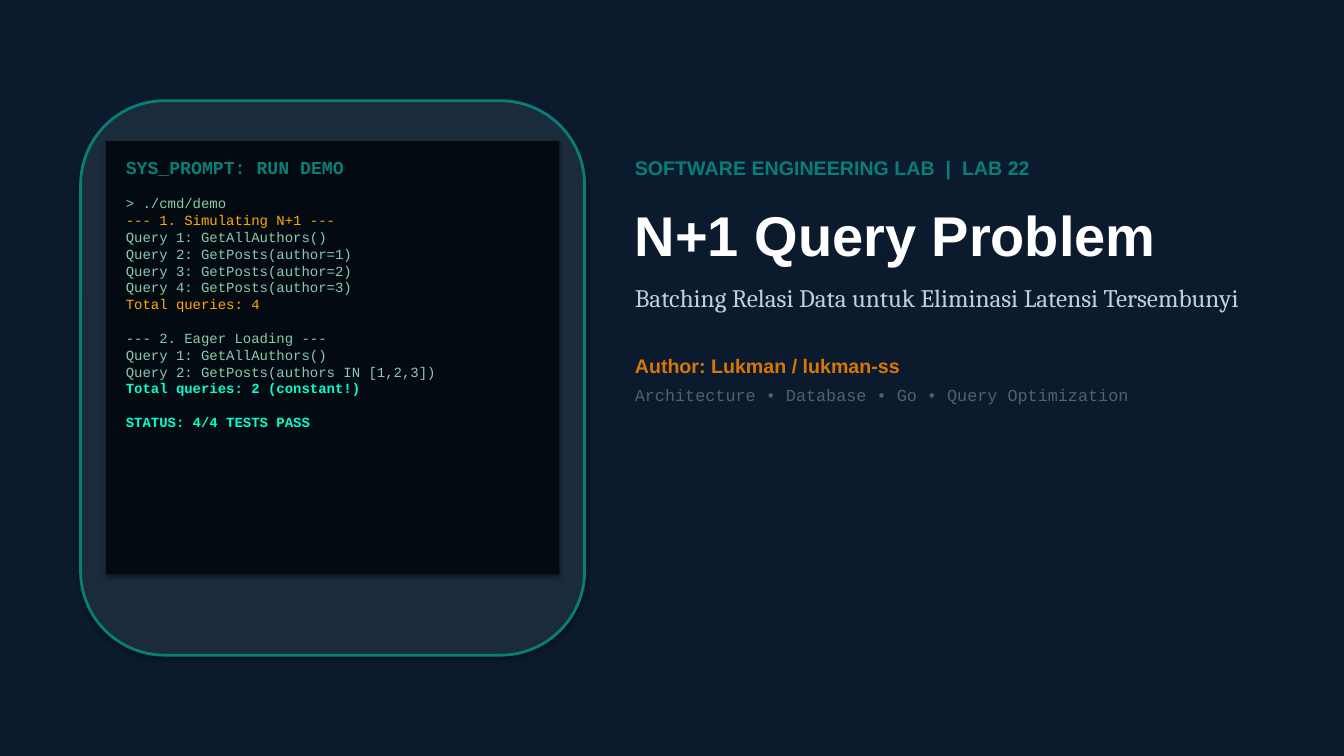
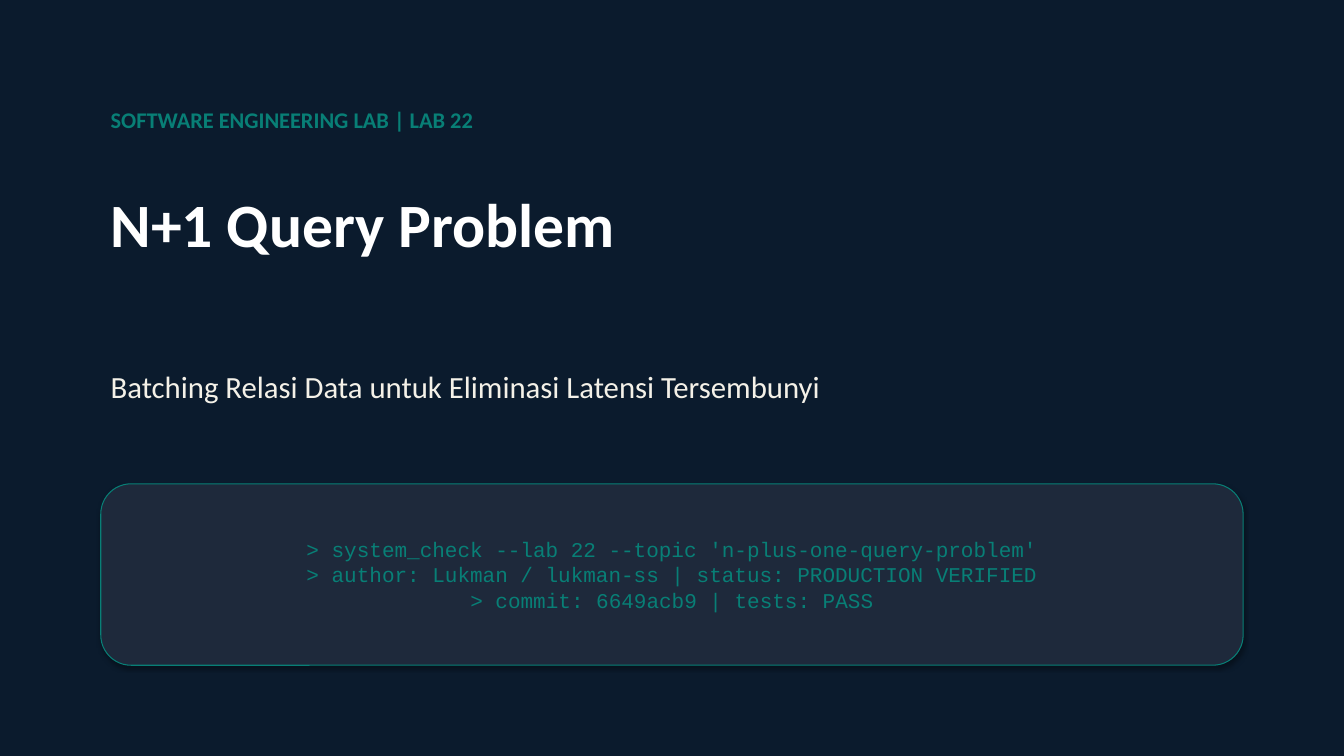
Before and after one commit to lukman-ss/software-engineering-lab, a slide deck: slide 1 of labs/22-n-plus-one-query-problem/result/linkedin/lab-22-n-plus-one-query-problem-carousel.pptx. Drawn at 1344x756 pixels with LibreOffice and Linux fonts; fonts in the diff are those of the drawing. Boxes give left, top, right and bottom in pixels: in the first picture for what was removed or moved away, otherwise in the second. Text is boxed around its words. In the diff, an @@ line names an element or a change of style, - is before the commit and + after.

Commit message:
feat(22-n-plus-one-query-problem): save and integrate content_def.py publication builder

```diff
--- a/labs/22-n-plus-one-query-problem/result/linkedin/lab-22-n-plus-one-query-problem-carousel.pptx
+++ b/labs/22-n-plus-one-query-problem/result/linkedin/lab-22-n-plus-one-query-problem-carousel.pptx
@@ rounded rectangle removed at bbox=[81, 101, 585, 655] @@
@@ text added at bbox=[111, 113, 473, 128], 16 pt, text #087F76, bold @@
+SOFTWARE ENGINEERING LAB | LAB 22
@@ rectangle removed at bbox=[106, 141, 560, 575] @@
@@ text removed at bbox=[126, 162, 436, 427] @@
-SYS_PROMPT: RUN DEMO
-> ./cmd/demo
---- 1. Simulating N+1 ---
-Query 1: GetAllAuthors()
-Query 2: GetPosts(author=1)
-Query 3: GetPosts(author=2)
-Query 4: GetPosts(author=3)
-Total queries: 4
---- 2. Eager Loading ---
-Query 1: GetAllAuthors()
-Query 2: GetPosts(authors IN [1,2,3])
-Total queries: 2 (constant!)
-STATUS: 4/4 TESTS PASS
@@ text added at bbox=[111, 203, 614, 257], 44 pt, text #FFFFFF, bold @@
+N+1 Query Problem
@@ text added at bbox=[111, 376, 819, 404], 22 pt, text #F4F1E8 @@
+Batching Relasi Data untuk Eliminasi Latensi Tersembunyi
@@ rounded rectangle "> system_check --lab 22 --topic ...": place and size @@
-rounded rectangle "> system_check --lab 22 --topic ..." at bbox=[635, 161, 1239, 404]
+rounded rectangle "> system_check --lab 22 --topic ..." at bbox=[101, 484, 1243, 665]
@@ rounded rectangle "> system_check --lab 22 --topic ..." at bbox=[101, 484, 1243, 665]: vertical alignment top to middle; fill none to #1E293B; outline none to #087F76 0.75 pt; shadow on @@
@@ text in rounded rectangle at bbox=[332, 542, 1037, 608]: text changed; size 14 to 15 pt; font Arial to Courier New; text colour #C0D0D8 to #087F76 @@
-SOFTWARE ENGINEERING LAB | LAB 22
-N+1 Query Problem
-Batching Relasi Data untuk Eliminasi Latensi Tersembunyi
-Author: Lukman / lukman-ss
-Architecture • Database • Go • Query Optimization
+> system_check --lab 22 --topic 'n-plus-one-query-problem'
+> author: Lukman / lukman-ss | status: PRODUCTION VERIFIED
+> commit: 6649acb9 | tests: PASS
```
Also in this commit, not shown: 23 other slides changed, 4 other files.
